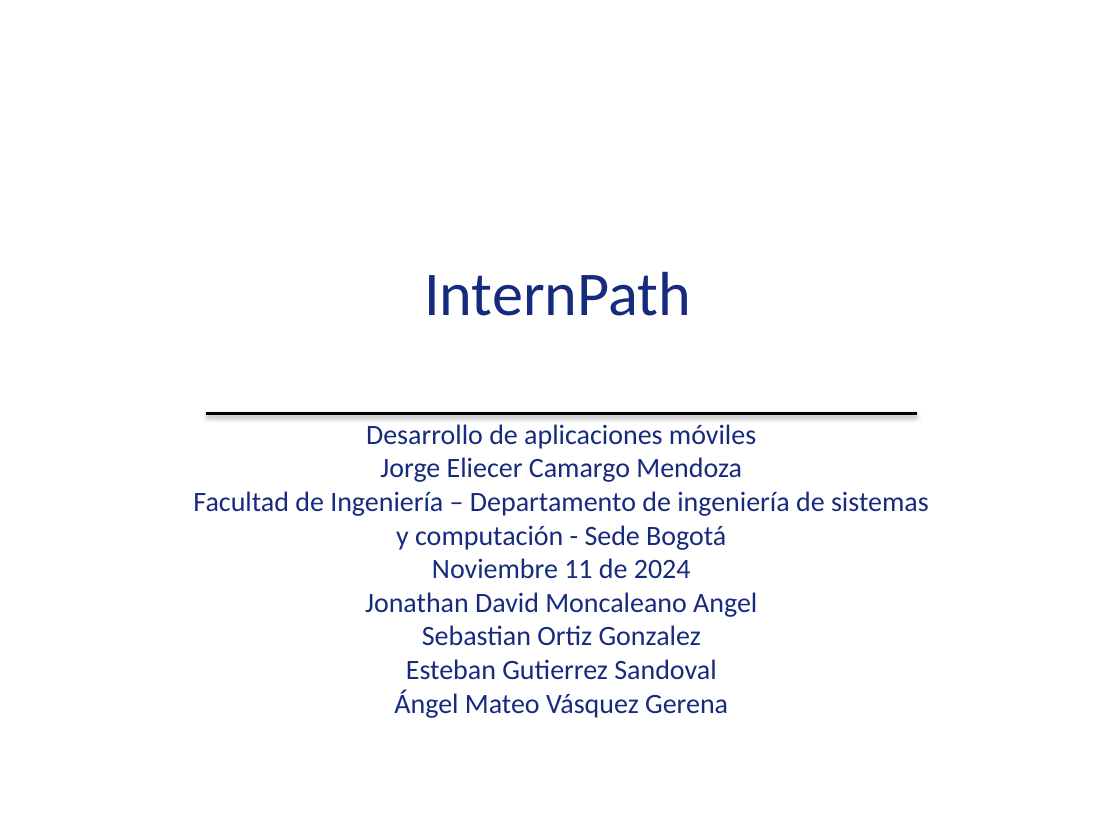
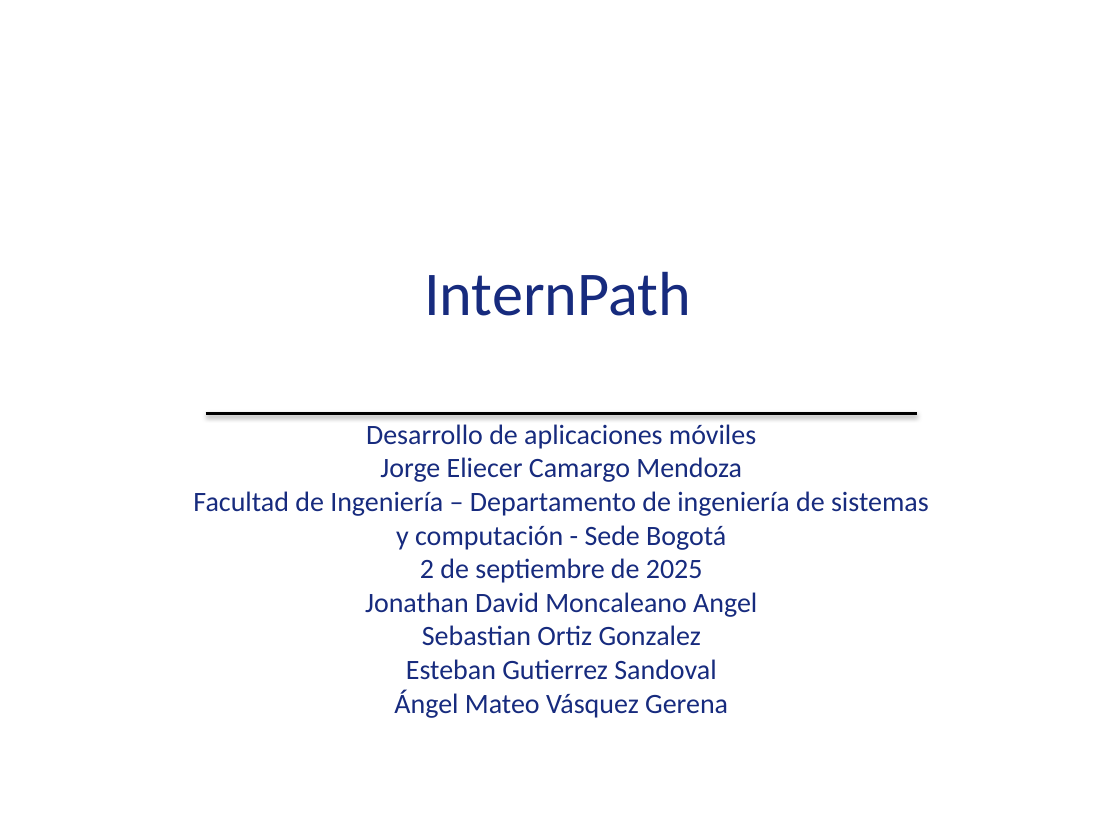
Before and after one commit to SebastianOG509/Desarrollo-de-Aplicaciones-M-viles, a slide deck: slide 2 of reto1/Reto 1 presentación de proyecto.pptx. Drawn at 1120x840 pixels with LibreOffice and Linux fonts; fonts in the diff are those of the drawing; background and template pictures are left out. Boxes give left, top, right and bottom in pixels: in the first picture for what was removed or moved away, otherwise in the second. Text is boxed around its words. In the diff, an @@ line names an element or a change of style, - is before the commit and + after.

Commit message:
reto 1

```diff
--- a/reto1/Reto 1 presentación de proyecto.pptx
+++ b/reto1/Reto 1 presentación de proyecto.pptx
@@ text at (x1=193, y1=424, x2=929, y2=617): text changed @@
-Desarrollo de aplicaciones móviles
-Jorge Eliecer Camargo Mendoza
-Facultad de Ingeniería – Departamento de ingeniería de sistemas y computación - Sede Bogotá
-Noviembre 11 de 2024
-Jonathan David Moncaleano Angel
+Desarrollo de aplicaciones móviles
+Jorge Eliecer Camargo Mendoza
+Facultad de Ingeniería – Departamento de ingeniería de sistemas y computación - Sede Bogotá
+2 de septiembre de 2025
+Jonathan David Moncaleano Angel
```
